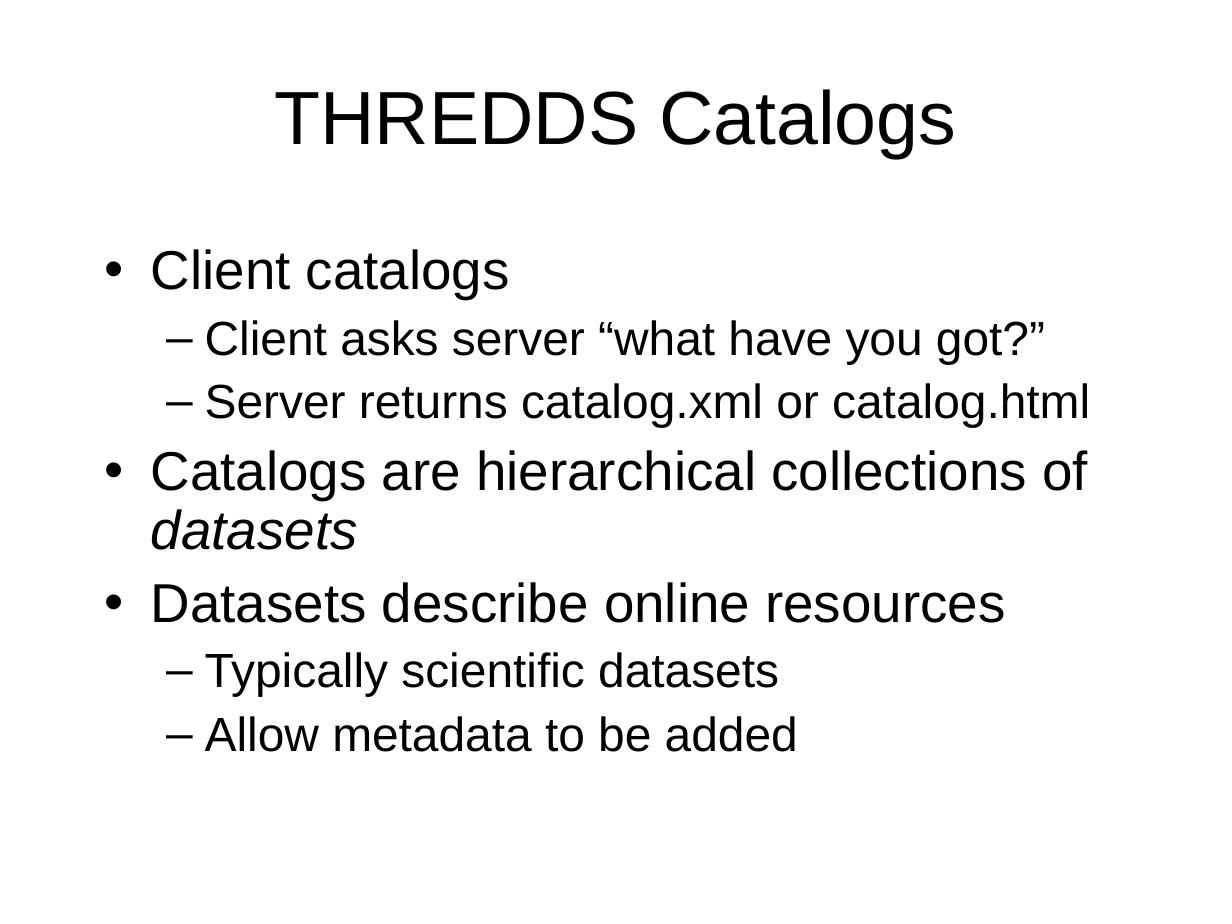
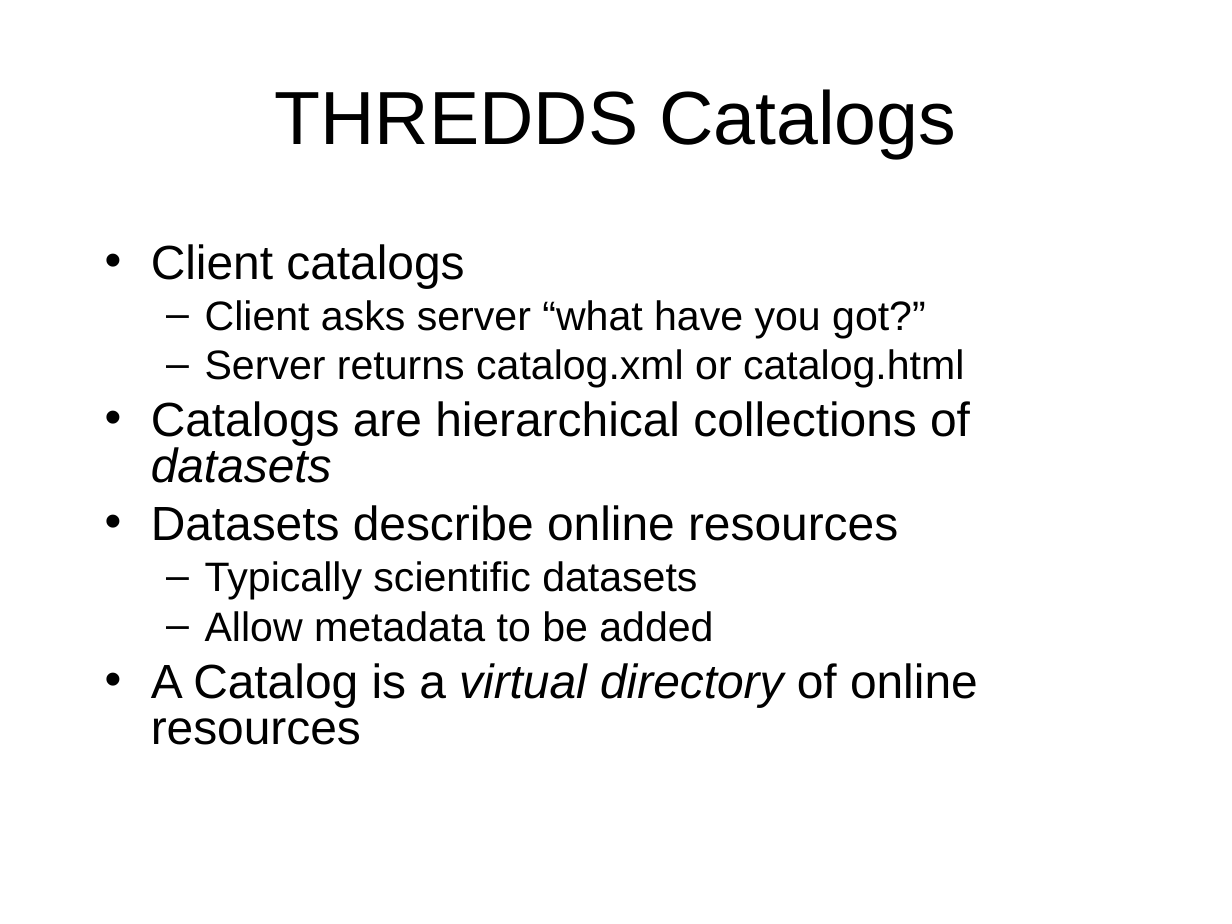
Before and after one commit to ooici-eoi/THREDDS, a slide deck: slide 7 of docs/web/thredds/tech/tutorial/TDSOverview.ppt (slide 4 before the commit). Drawn at 1232x924 pixels with LibreOffice and Linux fonts; fonts in the diff are those of the drawing; background and template pictures are left out. Boxes give left, top, right and bottom in pixels: in the first picture for what was removed or moved away, otherwise in the second. Text is boxed around its words. In the diff, an @@ line names an element or a change of style, - is before the commit and + after.

```diff
--- a/docs/web/thredds/tech/tutorial/TDSOverview.ppt
+++ b/docs/web/thredds/tech/tutorial/TDSOverview.ppt
@@ text at (151,244,970,642): size 32 to 28 pt in "Client catalogs", "Catalogs are hierarchical collections of datasets", "Datasets describe online resources"; size 28 to 24 pt in "Client asks server “what have you got?”", "Server returns catalog.xml or catalog.html", "Typically scientific datasets", "Allow metadata to be added"; line spacing 0.9 to 0.8; less space between paragraphs @@
@@ text at (151,663,978,745): paragraph added @@
+• A Catalog is a virtual directory of online resources
```
Also in this commit, not shown: 7 other slides changed, 7 slides added, 9 slides removed, 10 other files.
